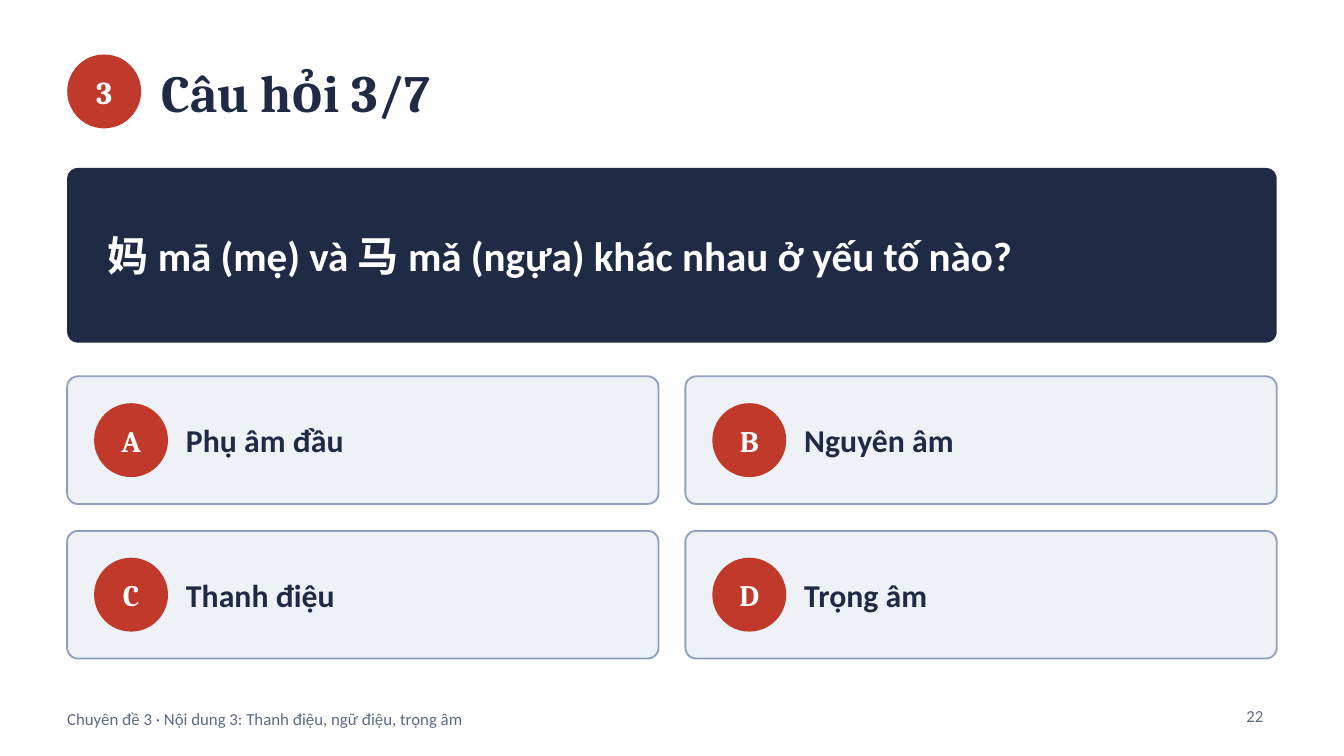
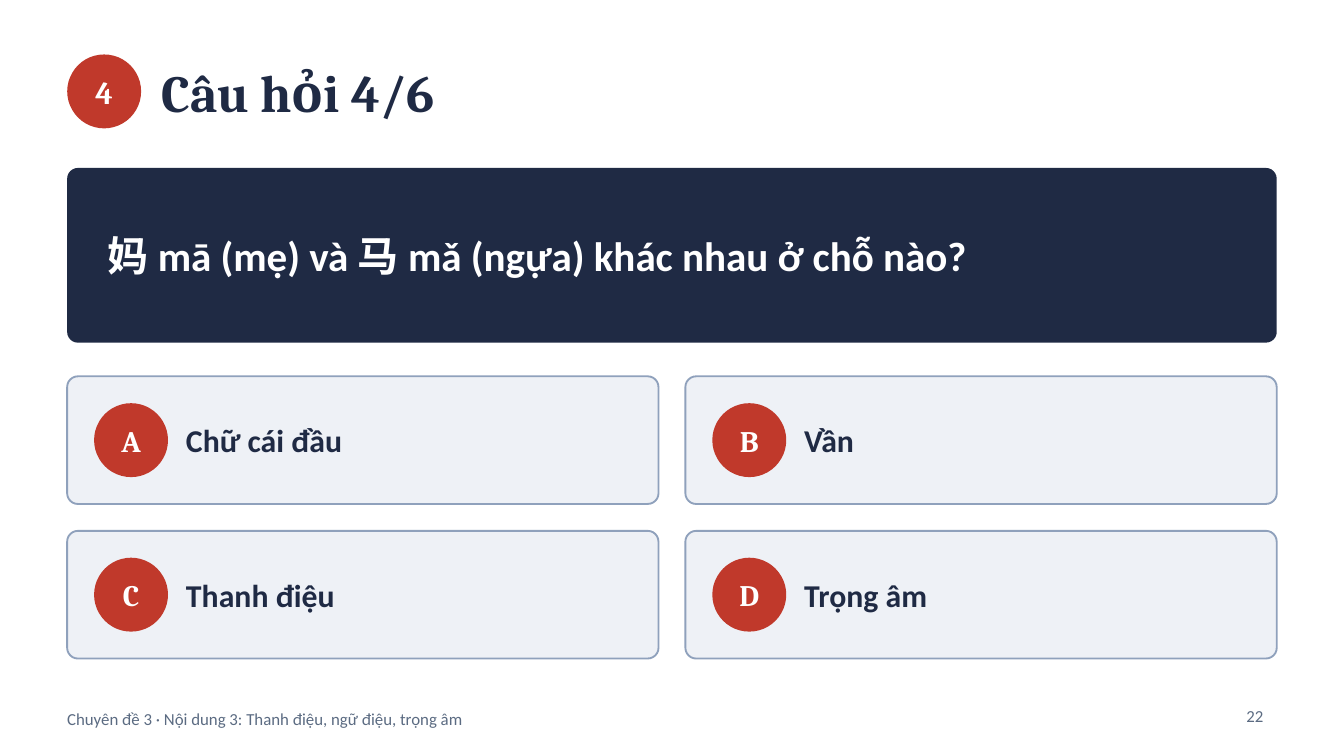
Before and after one commit to datpolime/Claude, a slide deck: slide 22 of Noi_dung_3_Thanh_dieu_ngu_dieu_trong_am.pptx. Drawn at 1344x756 pixels with LibreOffice and Linux fonts; fonts in the diff are those of the drawing. Boxes give left, top, right and bottom in pixels: in the first picture for what was removed or moved away, otherwise in the second. Text is boxed around its words. In the diff, an @@ line names an element or a change of style, - is before the commit and + after.

```diff
--- a/Noi_dung_3_Thanh_dieu_ngu_dieu_trong_am.pptx
+++ b/Noi_dung_3_Thanh_dieu_ngu_dieu_trong_am.pptx
@@ text at box(95, 82, 113, 104): text changed @@
-3
+4
@@ title at box(161, 75, 435, 119): text changed @@
-Câu hỏi 3/7
+Câu hỏi 4/6
@@ text at box(107, 236, 966, 279): text changed @@
-妈 mā (mẹ) và 马 mǎ (ngựa) khác nhau ở yếu tố nào?
+妈 mā (mẹ) và 马 mǎ (ngựa) khác nhau ở chỗ nào?
@@ text in rounded rectangle at box(186, 428, 342, 453): text changed @@
-Phụ âm đầu
+Chữ cái đầu
@@ text in rounded rectangle at box(804, 428, 854, 453): text changed @@
-Nguyên âm
+Vần
```
Also in this commit, not shown: 25 other slides changed, 5 slides added, 11 slides removed.
